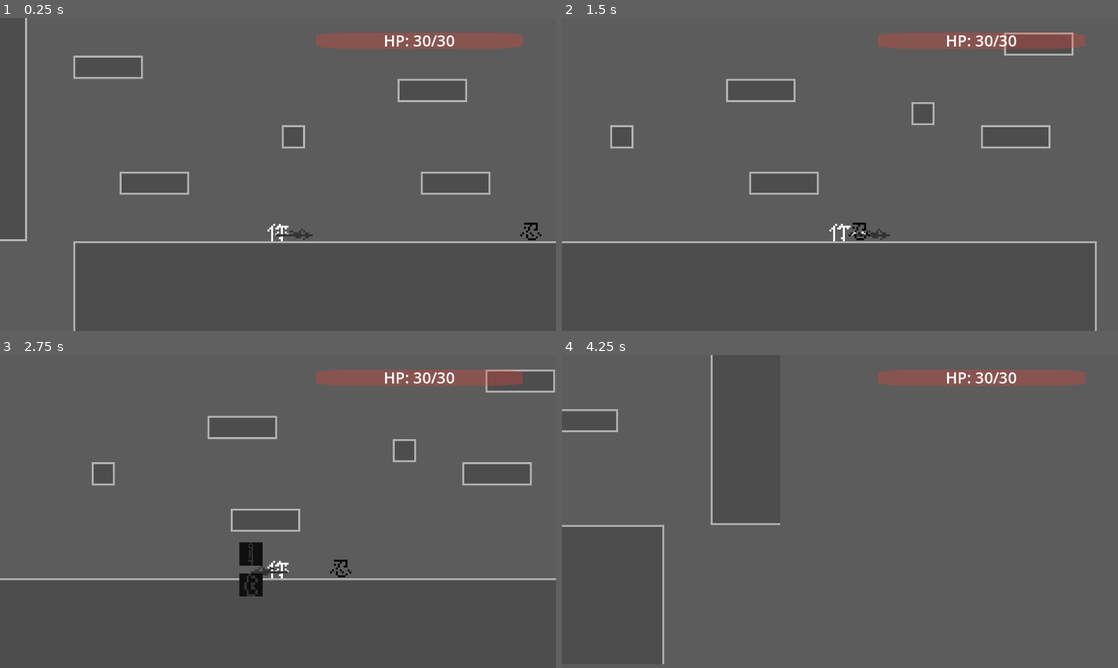
Above: before the commit, frames 1-4 (two rows, left to right).
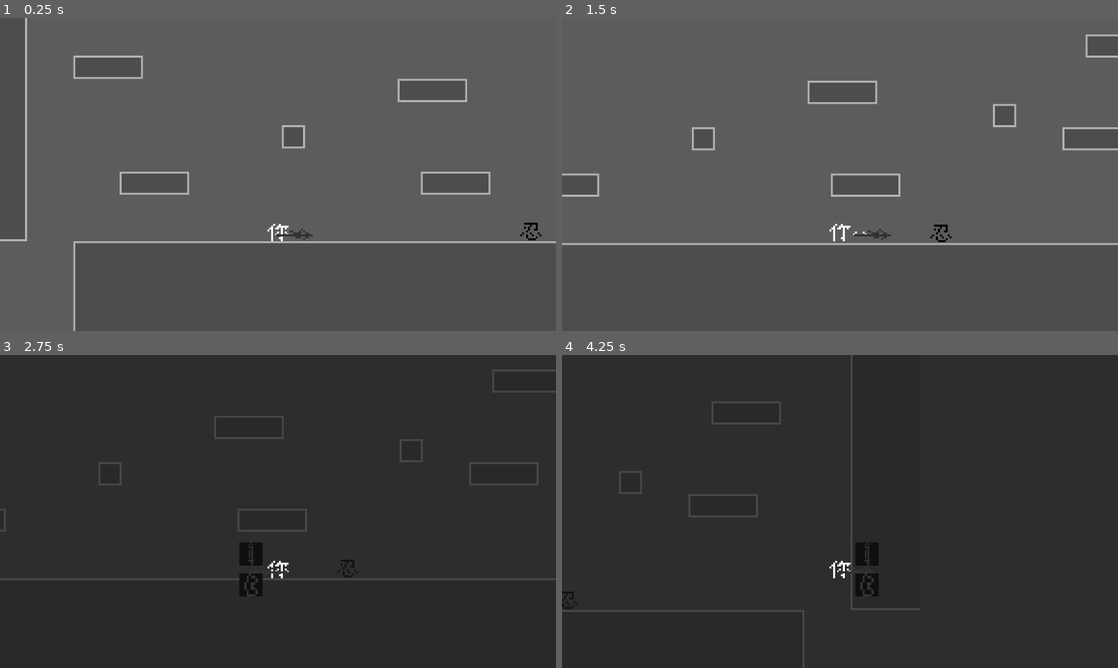
Above: after the commit, the same moments.

Repository: 123yangjiu/aminoacow
Game: Godot game, scene res://scene/map/battle_scene.tscn
Two runs of this game, one before a commit and one after it. Both use one fixed random seed, a clock stepped at 60 frames per second and the inputs below. The engine's default icon, where the game draws it, is replaced by a stand-in: a white triangle on a blue panel in a dark square.
Inputs:
- Up to frame 1 (0.25 s): no input
- Up to frame 2 (1.5 s): tap Enter at 0.5 s; hold Space (exchange_weapon) 0.53-1.28 s; hold Right (ui_right) from 0.53 s (still down); tap Z (jump) at 0.77 s; tap X (attack) at 1.35 s
- Up to frame 3 (2.75 s): tap Z (jump) at 1.52 s; tap Space (exchange_weapon) at 1.55 s; release Right (ui_right) at 2.03 s; hold Left (ui_left) from 2.03 s (still down); hold Space (exchange_weapon) from 2.03 s (still down)
- Up to frame 4 (4.25 s): release Left (ui_left) at 2.78 s; release Space (exchange_weapon) at 2.78 s; hold Right (ui_right) from 2.78 s (still down); tap C (roll) at 2.85 s; tap Z (jump) at 3.02, 3.77 s; tap Space (exchange_weapon) at 3.05 s; hold Space (exchange_weapon) from 3.53 s (still down)

The runs differ from the first frame. In frame 1, 1.8% of the frame differs, in the area x 56-94%, y 4-10%; in frame 2, 5.1%; in frame 3, 99%; in frame 4, 99%, in the area x 0-100%, y 0-100%.

Commit message:
a better exchange weapon effect

Diff:
--- a/global/events.gd
+++ b/global/events.gd
@@ -1,4 +1,6 @@
 extends Node
 
+@warning_ignore("unused_signal")
 signal hand_add_weapon(Weapon)
+@warning_ignore("unused_signal")
 signal player_hp_changed(float)
--- a/project.godot
+++ b/project.godot
@@ -48,9 +48,6 @@
 
 [layer_names]
 
-2d_render/layer_1="back"
-2d_render/layer_2="main"
-2d_render/layer_3="ceiling"
 2d_physics/layer_1="tile"
 2d_physics/layer_2="player"
 2d_physics/layer_3="enemy"
--- a/scene/character/ninja.tscn
+++ b/scene/character/ninja.tscn
@@ -8,7 +8,6 @@
 size = Vector2(12, 10)
 
 [node name="Ninja" type="CharacterBody2D"]
-visibility_layer = 2
 collision_layer = 4
 collision_mask = 10
 script = ExtResource("1_pcrvo")
--- a/scene/character/player.tscn
+++ b/scene/character/player.tscn
@@ -13,12 +13,13 @@
 [sub_resource type="RectangleShape2D" id="RectangleShape2D_dgbgk"]
 size = Vector2(11, 9)
 
-[node name="Player" type="CharacterBody2D" groups=["Player"]]
-visibility_layer = 2
+[node name="Player" type="CharacterBody2D" node_paths=PackedStringArray("exchange_weapon_effect") groups=["Player"]]
+z_index = 1
 collision_layer = 2
 collision_mask = 9
 script = ExtResource("1_lo04n")
 char_stats = ExtResource("2_5utgv")
+exchange_weapon_effect = NodePath("")
 weapon_pack = Array[ExtResource("3_d4d1h")]([ExtResource("4_e0121"), ExtResource("5_im1mn"), ExtResource("6_jd10u")])
 
 [node name="CollisionShape2D" type="CollisionShape2D" parent="."]
@@ -36,6 +37,7 @@
 texture = ExtResource("5_1t3kv")
 
 [node name="Camera2D" type="Camera2D" parent="."]
+show_behind_parent = true
 offset = Vector2(0, -30)
 zoom = Vector2(4, 4)
 limit_top = -100
--- /dev/null
+++ b/scene/effect/exchange_weapon_effect.gd
@@ -0,0 +1,2 @@
+class_name ExchangeWeaponEffect
+extends ColorRect
--- a/scene/effect/exchange_weapon_effect.tscn
+++ b/scene/effect/exchange_weapon_effect.tscn
@@ -1,12 +1,16 @@
-[gd_scene format=3 uid="uid://5ui3ms1qls6p"]
+[gd_scene load_steps=2 format=3 uid="uid://5ui3ms1qls6p"]
 
-[node name="ExchangeWeaponEffect" type="Control"]
-layout_mode = 3
+[ext_resource type="Script" uid="uid://diggbu4wo0288" path="res://scene/effect/exchange_weapon_effect.gd" id="1_fm7dr"]
+
+[node name="ColorRect" type="ColorRect"]
+show_behind_parent = true
+custom_minimum_size = Vector2(500, 500)
 anchors_preset = 15
 anchor_right = 1.0
 anchor_bottom = 1.0
 grow_horizontal = 2
 grow_vertical = 2
-
-[node name="EffectLayer" type="CanvasLayer" parent="."]
-layer = 2
+size_flags_horizontal = 4
+size_flags_vertical = 4
+color = Color(0.1, 0.1, 0.1, 0)
+script = ExtResource("1_fm7dr")
--- a/scene/map/battle_scene.tscn
+++ b/scene/map/battle_scene.tscn
@@ -33,6 +33,7 @@
 transform = Transform2D(1, 0, 0, 1, 830, 50)
 
 [node name="HealthStatControl" parent="CharacterLayer/Player/CanvasLayer" instance=ExtResource("4_ytx2v")]
+visible = false
 offset_left = 39.0
 offset_top = -3.0
 offset_right = 79.0
@@ -44,3 +45,4 @@
 [node name="AudioStreamPlayer" type="AudioStreamPlayer" parent="."]
 stream = ExtResource("5_ytx2v")
 autoplay = true
+parameters/looping = false
--- a/scene/weapon/weapon_container.tscn
+++ b/scene/weapon/weapon_container.tscn
@@ -6,7 +6,6 @@
 
 [node name="WeaponContainer" type="Control"]
 modulate = Color(1, 1, 1, 0)
-visibility_layer = 2
 layout_mode = 3
 anchors_preset = 15
 anchor_right = 1.0
--- a/scene/weapon/weapon_templates.tscn
+++ b/scene/weapon/weapon_templates.tscn
@@ -6,7 +6,6 @@
 [ext_resource type="Shape2D" uid="uid://cmkaoj4ii3vbw" path="res://stats/weapon/qiang/qiang_shape.tres" id="4_igf1b"]
 
 [node name="Name" type="Area2D"]
-visibility_layer = 2
 collision_layer = 8
 collision_mask = 4
 priority = 2
--- a/script/character/you.gd
+++ b/script/character/you.gd
@@ -6,8 +6,12 @@
 #node-related
 @onready var sprite_2d: Sprite2D = $Sprite2D
 @onready var hand: Hand = %Hand
+@onready var camera_2d: Camera2D = $Camera2D
+
 const WEAPON_CONTAINER = preload("res://scene/weapon/weapon_container.tscn")
 var weapon_container:WeaponContainer
+const EXCHANGE_WEAPON_EFFECT = preload("res://scene/effect/exchange_weapon_effect.tscn")
+@export var exchange_weapon_effect:ExchangeWeaponEffect
 
 #char_stats_variable-related
 @onready var art:Texture2D = char_stats.art
@@ -118,16 +122,22 @@
 func exchange_weapon(bool_direction)->void:
 	if not_exchange:
 		return
-	var dir := 1 if bool_direction else -1
-	if !weapon_container:
-		weapon_container = WEAPON_CONTAINER.instantiate()
-		add_child(weapon_container)
-		weapon_container.position = Vector2(14,0) * dir
 	if Input.is_action_pressed("exchange_weapon") or is_exchange and weapon_container:
+		var dir := 1 if bool_direction else -1
+		#添加weapon_container和effect
+		if !weapon_container:
+			weapon_container = WEAPON_CONTAINER.instantiate()
+			add_child(weapon_container)
+			weapon_container.position = Vector2(14,0) * dir
+		if !exchange_weapon_effect:
+			exchange_weapon_effect = EXCHANGE_WEAPON_EFFECT.instantiate()
+			camera_2d.add_child(exchange_weapon_effect)
 		is_exchange = true
 		var tween:=create_tween().set_trans(Tween.TRANS_EXPO)
 		weapon_container.update(weapon_pack[0].icon,weapon_pack[1].icon)
-		tween.tween_property(weapon_container,"modulate",Color(1,1,1,1),0.05)
+		tween.tween_property(weapon_container,"modulate",Color(1,1,1,1),0.025)
+		tween.parallel().tween_property(exchange_weapon_effect,"color",Color(0.1,0.1,0.1,0.7),0.025)
+		Engine.time_scale = 0.5
 		var later_weapon = current_weapon
 		var up_down_index = null
 		if Input.is_action_just_released("ui_up"):
@@ -141,7 +151,9 @@
 			tween.tween_property(weapon_container,"modulate",Color(1,1,1,0),0.03)
 			await tween.finished
 			weapon_container.queue_free()
+			exchange_weapon_effect.queue_free()
 			is_exchange = false
+			Engine.time_scale = 1.0
 			not_exchange = true
 			await get_tree().create_timer(2).timeout
 			not_exchange = false
@@ -150,6 +162,8 @@
 			tween.tween_property(weapon_container,"modulate",Color(1,1,1,0),0.03)
 			await tween.finished
 			weapon_container.queue_free()
+			exchange_weapon_effect.queue_free()
+			Engine.time_scale = 1.0
 			is_exchange = false
 
 
Not shown, changed: art/Soundtracks Alex Coldfire MP3/Good Old Days.mp3.import
Not shown, added: scene/effect/exchange_weapon_effect.gd.uid
Not shown: 1 places in scene/map/battle_scene.tscn that only renumber resources
